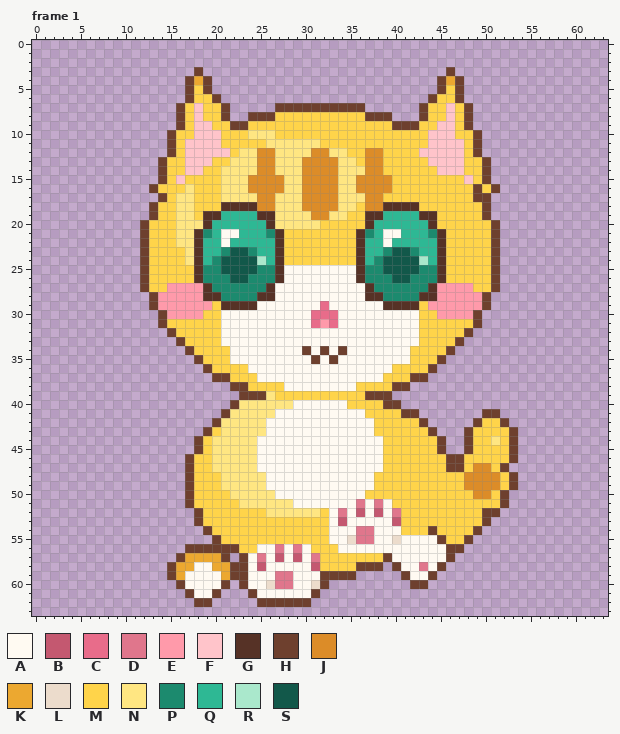
A pixel-art file gets an edit: assets/pixel/cat/walk_down.aseprite. Above is the file before it was changed.
64x64 pixels, 8 frames. Shown: frame 1. The commit also changed other frames, which this record leaves out.
Palette (. is transparent): A #fffaf2  B #c45870  C #e86c8a  D #e0768c  E #ff9aaa  F #ffc4ca  G #563226  H #6e402e  J #dc8c28  K #eca830  L #ecdccc  M #ffd44a  N #ffe682  P #1c8a6e  Q #2eb894  R #aae8cc  S #12584a
Pixels before, frame 1 (only the part around the change), first column x 4:
 0 ............................................................
 1 ............................................................
 2 ............................................................
 3 ..............H...........................H.................
 4 .............HKH.........................HKH................
 5 .............HMH.........................HMH................
 6 .............HMMH.......................HMMH................
 7 ............HMFMMH.....HHHHHHHHHH......HMMFMH...............
 8 ............HMFMMH..HHHMMMMMMMMMMHHH...HMMFMH...............
 9 ............HMFFMMHHMMMMMMMMMMMMMMMMHHHMMFFMH...............
10 ...........HMMFFFMMMNNNMMMMMMMMMMMMMMMMMFFFMMH..............
11 ...........HMFFFFMMMMMNNNNNNMMMMMMMMMMMMFFFFMH..............
12 ...........HMFFFFFMNNJJNNNNJJNNMMJJMMMMFFFFFMH..............
13 ..........HMMFFFMMNNNJJNNNJJJJNNMJJMMMMMFFFFMMH.............
14 ..........HMMFFMMNNNNJJNNNJJJJNNNJJMMMMMMFFFMMH.............
15 ..........HMFMMMMNNNJJJJNNJJJJNNJJJJMMMMMMMMFMH.............
16 .........HMMMNMMMNNNJJJJNNJJJJNNJJJJMMMMMMMMMHMH............
17 ..........HMNNMMMNNNNJJNNNJJJJNNNJJMMMMMMMMMMHH.............
18 .........HMMNNMMMGGGGJJNNNJJJJNNMJJGGGGMMMMMMMH.............
19 .........HMMNNMGGQQQQGGNNNNJJNNMMGGQQQQGGMMMMMH.............
20 ........HMMMNNNGQQQQQQGNNNNNMMMMMGQQQQQQGMMMMMMH............
21 ........HMMMNNGPQAAQQQPGMMMMMMMMGPQAAQQQPGMMMMMH............
22 ........HMMMNNGQQAQQQQQGMMMMMMMMGQQAQQQQQGMMMMMH............
23 ........HMMMMNGQQPSSPQQGMMMMMMMMGQQPSSPQQGMMMMMH............
24 ........HMMMMNGQPSSSSRQGMMMMMMMMGQPSSSSRQGMMMMMH............
25 ........HMMMMMGPPSSSSPPGAAAAAAAAGPPSSSSPPGMMMMMH............
26 ........HMMMMMGPPPSSPPPGAAAAAAAAGPPPSSPPPGMMMMMH............
27 ........HMMEEEEGPPPPPPGAAAAAAAAAAGPPPPPPGEEEEMMH............
28 .........HEEEEEGGPPPPGGAAAAAAAAAAGGPPPPGGEEEEEH.............
29 .........HEEEEEEMGGGGAAAAAAACAAAAAAGGGGMEEEEEEH.............
30 ..........HEEEEMMAAAAAAAAAACCCAAAAAAAAAMMEEEEH..............
31 ..........HMMMMMMAAAAAAAAAACECAAAAAAAAAMMMMMMH..............
32 ...........HMMMMMAAAAAAAAAAAAAAAAAAAAAAMMMMMH...............
33 ............HMMMMAAAAAAAAAAAAAAAAAAAAAAMMMMH................
34 .............HMMMMAAAAAAAAHAHAHAAAAAAAMMMMH.................
35 ..............HMMMAAAAAAAAAHAHAAAAAAAAMMMH..................
36 ...............HMMMMAAAAAAAAAAAAAAAAMMMMH...................
37 ................HHMMMAAAAAAAAAAAAAAMMMHH....................
38 ..................HHMMMMAAAAAAAAMMMMHH......................
39 ...................HHHNMMMMMMMMMMHHH........................
40 ..................HNNNNNNAAAAAAMMMMHH.......................
41 .................HNNNNNAAAAAAAAAAMMMMHH.......HH............
42 ................HNNNNNAAAAAAAAAAAAMMMMMH.....HMMH...........
43 ...............HMNNNNNAAAAAAAAAAAAMMMMMMH...HMMMMH..........
44 ..............HMNNNNNAAAAAAAAAAAAAAMMMMMMH..HMMNMH..........
45 ..............HMNNNNNAAAAAAAAAAAAAAMMMMMMH..HMMMMH..........
46 .............HMMNNNNNAAAAAAAAAAAAAAMMMMMMMHHMMMMMH..........
47 .............HMMNNNNNAAAAAAAAAAAAAAMMMMMMMHHMJJMH...........
48 .............HMMMNNNNNAAAAAAAAAAAAMMMMMMMMMMJJJJMH..........
49 .............HMMMNNNNNAAAAAAAAAAAAMMMMMMMMMMJJJJMH..........
50 .............HMMMMNNNNNAAAAAAAAAAMMMMMMMMMMMMJJMH...........
51 .............HMMMMMNNNNNNAAAAAAADADAMMMMMMMMMMMMH...........
52 ..............HMMMMMMMNNNNNNMADABABADMMMMMMMMMHH............
53 ..............HMMMMMMMMMMMMMMABAAAAABMMMMMMMMMH.............
54 ...............HMMMMMMMMMMMMMAAADDAAAMMMHMMMMH..............
55 ................HMMMMMMMMMMMMAALDDAALAAAAHMMH...............
56 .............HHHHHHMMAADADAMMMAAAAAAAAAAAAHH................
57 ............HKKKKH.HADABABADMMMMMMMHAAAAAAH.................
58 ...........HKKAAKKHHABAAAAABMMMMHHH.HAADAH..................
59 ...........HKAAAAKHHAAADDAAAHHHH.....HAAH...................
60 ............HAAAAH.HAALDDAALH.........HH....................
61 .............HAAH...HAAAAAAH................................
62 ..............HH.....HHHHHH.................................
63 ............................................................
The result:
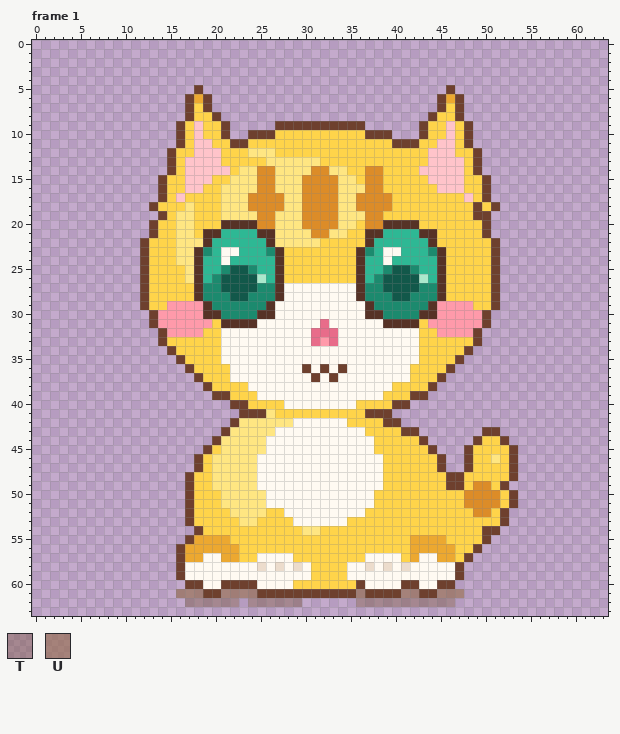
Colours new in this view: T #78563a69  U #946c4ea5
From old to new:
Changed rows in their new state; - is an unchanged pixel.
Frame 1, layer "pixel":
first column x 12:
 3 ------.---------------------------.-------
 4 -----...-------------------------...------
 5 -----.H.-------------------------.H.------
 6 ------KH.-----------------------.HK-------
 7 ----.HMH..-----..........------..HMH.-----
 8 ----.HM-H.--................---.H-MH.-----
 9 -------M-H.....HHHHHHHHHH......H-M--------
10 ---.H--MMH..HHH----------HHH...HMM--H.----
11 ---.HM--M-HH--MMMMMM--------HHH-M--MH.----
12 -----M---M-M-NNMMMMMMMM--MM----M---M------
13 --.H----F-MMMMN---NNMMMM-MM----------H.---
14 --.H---FFFM-------N--N-MM------FF----H.---
15 ----MFFF-M--N--N--------M--M----FFFFM-----
16 -.H--FF-----N--N--------N--M-----FFF-MH.--
17 ----FM------J--J--------J--J--------FM----
18 ----M----NNNJ--J--------J--JMMM------HMH--
19 -.H----MMNNNNJJ---J--J-NNJJMMMMMM----H----
20 .H----MMMGGGGJJ---JJJJNN-JJGGGGMM-----H.--
21 .H----MGGQQ--GGNNNNJJNN-MGGQQ--GGM----H.--
22 ------NG-Q----GNNNNN----MG-Q----GM--------
23 ----N--P-AAQQ-P----------P-AAQQ-P---------
24 ----N---QAQQQQ------------QAQQQQ----------
25 -----N-QQP--PQQ-MMMMMMMM-QQP--PQQ---------
26 -----N-Q-S--SRQ-MMMMMMMM-Q-S--SRQ---------
27 ---MMMGP-SSSS-PG--------GP-SSSS-PGMMM-----
28 HMMMMMGPP-SS-PPG--------GPP-SS-PPGMMMMMH--
29 HMM----GPPPPPPG-----A----GPPPPPPG----MMH--
30 -HE----GGPPPPGG----AAA---GGPPPPGG----EH---
31 -HEEEEEE-GGGG------ACA-----GGGG-EEEEEEH---
32 --HEEEE------------CCC-----------EEEEH----
33 --HMM--------------CEC-------------MMH----
34 ---HMM---A--------A-A-A-------A---MMH-----
35 ----HMM--A---------A-A--------A--MMH------
36 -----HMM--AA------H-H-H-----AA--MMH-------
37 ------HMMMAAA------H-H-----AAAMMMH--------
38 -------HMMMMAAAA--------AAAAMMMMH---------
39 --------HHMMMAAAAAAAAAAAAAAMMMHH----------
40 -----------HMMMMA------A---M-H------------
41 ---------..HHH-MMMMMMMMMMHHH...-------..--
42 --------..H---NNN------MMM-HH...-----....-
43 -------..H----N----------M---HH..---..HH..
44 ------..H----N------------M----H..--.H-MH.
45 ------.HM----N------------M-----H.--------
46 -----.H--------------------------H..H--N--
47 -----.H--------------------------H..HMM-MH
48 --------N----A------------A-------HHMMMM--
49 --------N----A------------A-------HHM--MH.
50 ---------N----A----------A----------J--JMH
51 ---------NN---AAA-------A-MM--------JJJJMH
52 -----HM---NNNNMMAAAAA-A-AMMMM--------JJMH-
53 -----HM----NN----AAAA-AMMMMMM---------MMH-
54 ------HM----------NN-MMMMMMMM---M----MHH--
55 -----HKKKK-----------MMMMMMMMMKKKK--MMH---
56 ----HKKKKKK--MMMMMM---MMMMMMMMKKKKKMMH----
57 -------AAKKMMA-A-MMM-----AAA-MK--KKMH-----
58 ---.HA--AAAA-L-L-L-M---AALALAL-A-AAH------
59 ---.H----AAA---AA--MMMMAAAAAAA--AAAH------
60 ----.HH---H-H-AAAMMMMMMMHAAAAH-AAHH-------
61 ----UUUH-UUUUHHHHHH-HHHHUHHHHUUHHUUU------
62 -----TTTTTT-TTTTTT.-----TTTTTTTTTTT-------
Boxes around the changes in both pictures, in picture pixels (x1, y1, x2, y2):
changed: (140, 67, 518, 607)
